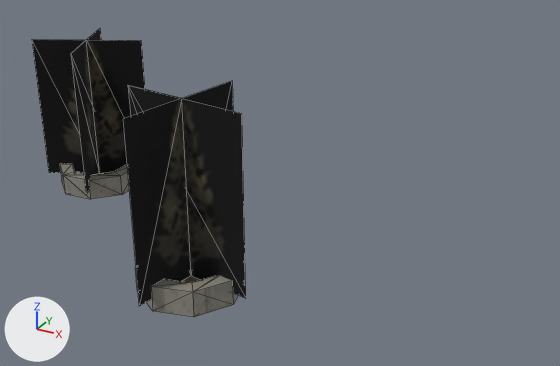
What one commit did to the OBJ model examples/vehicle-playground/res/models/urban/procgen-procpain-tree-park-pine-large-x1z2.obj.
Camera for both pictures: a 50 mm lens placed at (29.8, -4.9, 19.7), pointed at (12.6, 26.3, 4.2). The lights are fixed; the arrows at lower left show +X, +Y and +Z. The picture after the commit comes second. Mesh edges are drawn as thin lines. Where no turn or scale is listed for an object, it has been applied to the vertices. Vertices at exactly the same position are counted once.

Names of what the first picture shows: 'procgen-procpain-tree-park-pine-large-x1z2'.
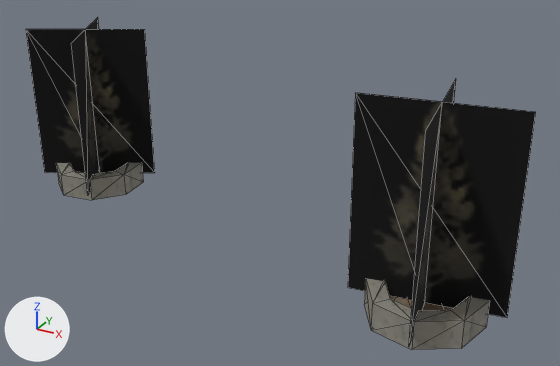
Location of each change, [x1, y1, x2, y2] in pixels of the pictures (560 x 366 px; the box of a moved part takes in the faces that stretch with it):
```json
{"object": "procgen-procpain-tree-park-pine-large-x1z2", "change": "reshaped", "before": [32, 29, 246, 317], "after": [26, 17, 536, 350], "on screen": "138% wider, 16% taller"}
{"part": 1, "of": "me_procgen_procpain_tree_park_pine_large_x1z2", "change": "moved or reshaped", "before": [32, 29, 145, 194], "after": [26, 17, 155, 195]}
{"part": 2, "of": "me_procgen_procpain_tree_park_pine_large_x1z2", "change": "moved or reshaped", "before": [124, 81, 246, 306], "after": [348, 79, 536, 345]}
{"part": 3, "of": "me_procgen_procpain_tree_park_pine_large_x1z2", "change": "moved or reshaped", "before": [60, 164, 130, 199], "after": [56, 163, 143, 200]}
{"part": 4, "of": "me_procgen_procpain_tree_park_pine_large_x1z2", "change": "moved or reshaped", "before": [135, 267, 238, 317], "after": [364, 278, 489, 350]}
```

Edits to the scene script, one JSON object a line:
```json
{"block": "me_procgen_procpain_tree_park_pine_large_x1z2", "where": "# used by ob_procgen_procpain_tree_park_pine_large_x1z2; location = (0.0, 0.0, 0.0)"}
{"op": "remove", "block": "me_procgen_procpain_tree_park_pine_large_x1z2", "code": "me_procgen_procpain_tree_park_pine_large_x1z2.from_pydata(...)  # 84 vertices, 136 faces; spans x -4.8..13.7, y 18.2..32.1, z 0.0..9.5"}
{"op": "add", "block": "me_procgen_procpain_tree_park_pine_large_x1z2", "code": "me_procgen_procpain_tree_park_pine_large_x1z2.from_pydata(...)  # 84 vertices, 136 faces; spans x -5.0..24.6, y 21.0..32.2, z 0.0..10.2"}
{"block": "me_procgen_procpain_tree_park_pine_large_x1z2", "change": "me_procgen_procpain_tree_park_pine_large_x1z2 part 1: the loose piece of 10 vertices spanning x -4.8..1.0, y 26.3..32.1, z 0.6..9.1 is turned -87.2 degrees about the z axis through its middle and scaled by 1.07, then moved by (0.0, 0.0, 0.3)"}
{"block": "me_procgen_procpain_tree_park_pine_large_x1z2", "change": "me_procgen_procpain_tree_park_pine_large_x1z2 part 2: the loose piece of 10 vertices spanning x 7.0..13.7, y 18.2..24.9, z 0.7..9.5 is turned 16.8 degrees about the z axis through its middle and scaled by 1.07, then moved by (10.7, 3.1, 0.3)"}
{"block": "me_procgen_procpain_tree_park_pine_large_x1z2", "change": "me_procgen_procpain_tree_park_pine_large_x1z2 part 3: the loose piece of 32 vertices spanning x -4.3..0.4, y 26.8..31.6, z 0.0..1.2 is turned -87.2 degrees about the z axis through its middle and scaled by 1.07"}
{"block": "me_procgen_procpain_tree_park_pine_large_x1z2", "change": "me_procgen_procpain_tree_park_pine_large_x1z2 part 4: the loose piece of 32 vertices spanning x 7.8..13.0, y 19.0..24.1, z 0.0..1.3 is turned 16.8 degrees about the z axis through its middle and scaled by 1.07, then moved by (10.7, 3.1, 0.0)"}
```
